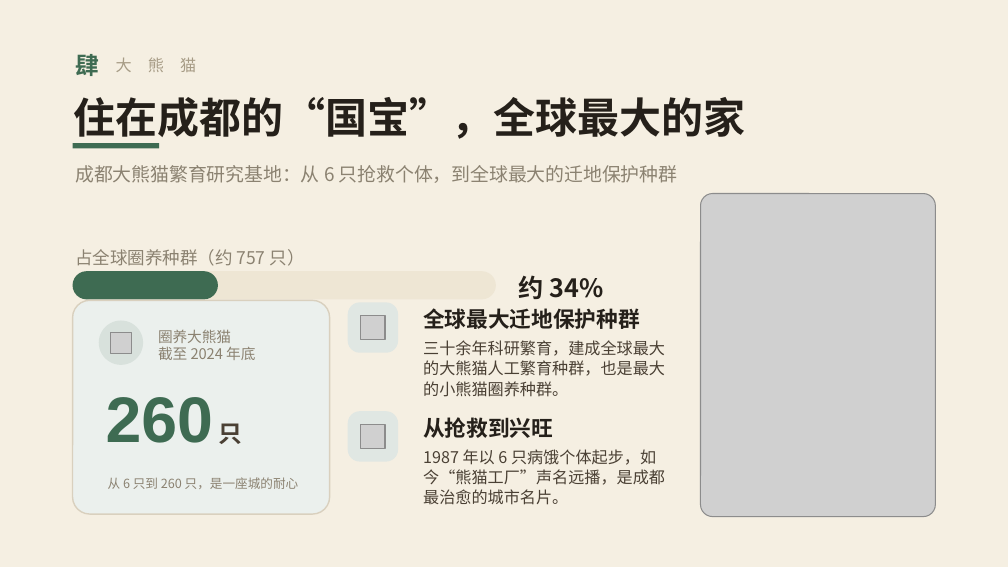
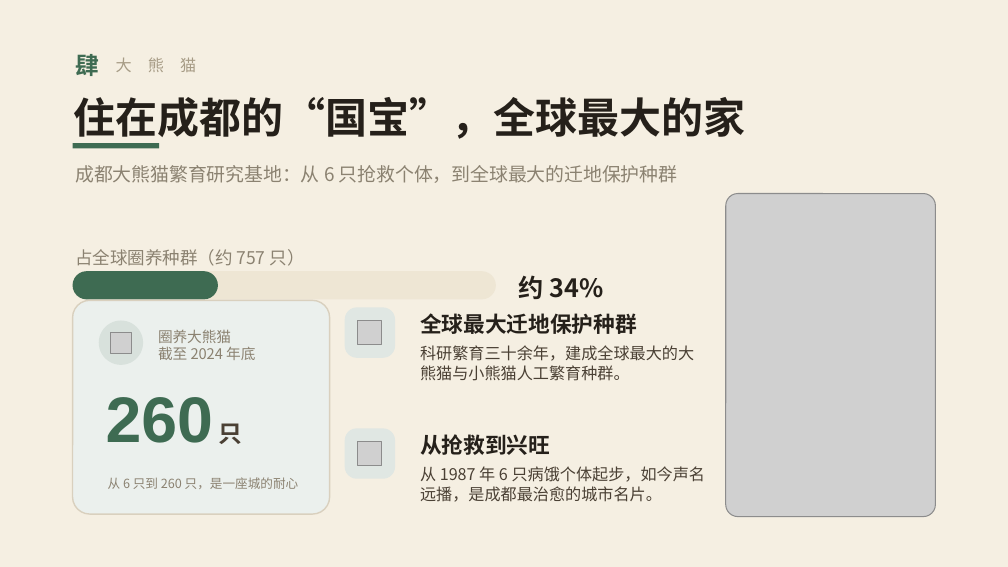
Before and after one commit to addsumtech/slides_maker-site, a slide deck: slide 8 of templates/decks/zh/chengdu/template.pptx. Drawn at 1008x567 pixels with LibreOffice and Linux fonts; fonts in the diff are those of the drawing; grey boxes stand for pictures. Boxes give left, top, right and bottom in pixels: in the first picture for what was removed or moved away, otherwise in the second. Text is boxed around its words. In the diff, an @@ line names an element or a change of style, - is before the commit and + after.

```diff
--- a/templates/decks/zh/chengdu/template.pptx
+++ b/templates/decks/zh/chengdu/template.pptx
@@ picture: place and size @@
-picture at <box>701,194,935,517</box>
+picture at <box>726,194,935,517</box>
@@ rounded rectangle: place and size @@
-rounded rectangle at <box>348,302,398,353</box>
+rounded rectangle at <box>345,307,395,358</box>
@@ picture: place and size @@
-picture at <box>361,316,385,340</box>
+picture at <box>358,321,382,345</box>
@@ text "全球最大迁地保护种群": place and size @@
-text "全球最大迁地保护种群" at <box>423,308,640,329</box>
+text "全球最大迁地保护种群" at <box>420,313,637,334</box>
@@ text at <box>420,345,694,381</box>: text changed @@
-三十余年科研繁育，建成全球最大的大熊猫人工繁育种群，也是最大的小熊猫圈养种群。
+科研繁育三十余年，建成全球最大的大熊猫与小熊猫人工繁育种群。
@@ rounded rectangle: place and size @@
-rounded rectangle at <box>348,411,398,462</box>
+rounded rectangle at <box>345,428,395,479</box>
@@ picture: place and size @@
-picture at <box>361,424,385,449</box>
+picture at <box>358,442,382,466</box>
@@ text "从抢救到兴旺": place and size @@
-text "从抢救到兴旺" at <box>423,417,553,438</box>
+text "从抢救到兴旺" at <box>420,434,550,455</box>
@@ text at <box>420,466,705,502</box>: text changed @@
-1987 年以 6 只病饿个体起步，如今“熊猫工厂”声名远播，是成都最治愈的城市名片。
+从 1987 年 6 只病饿个体起步，如今声名远播，是成都最治愈的城市名片。
```
Also in this commit, not shown: 5 other files.
